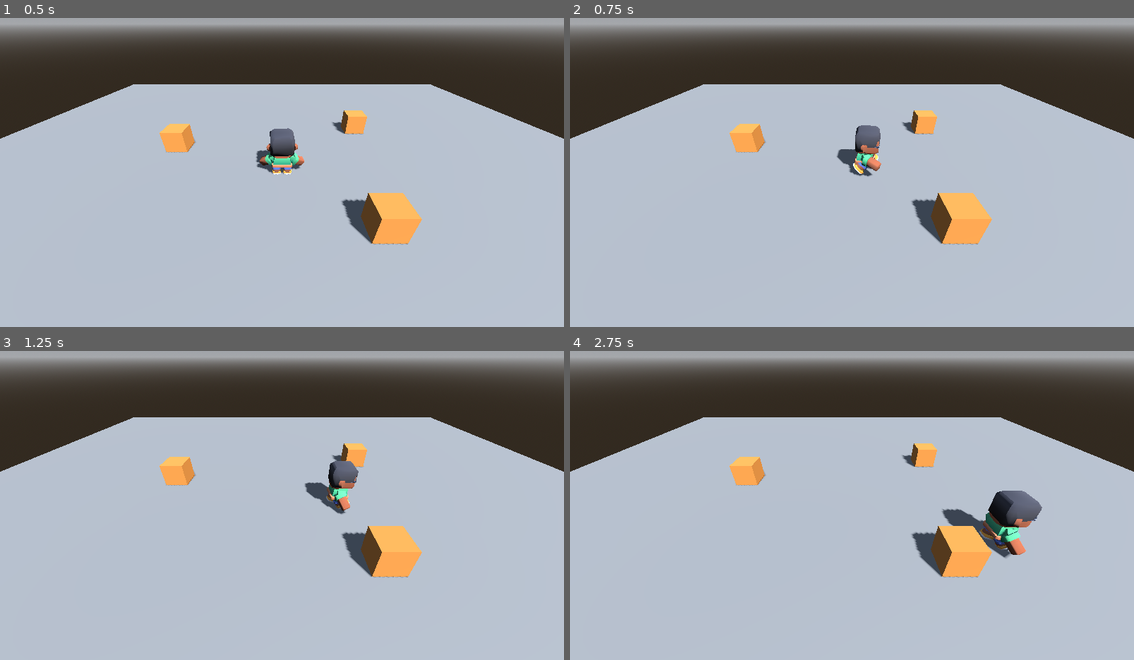
Above: before the commit, frames 1-4 (two rows, left to right).
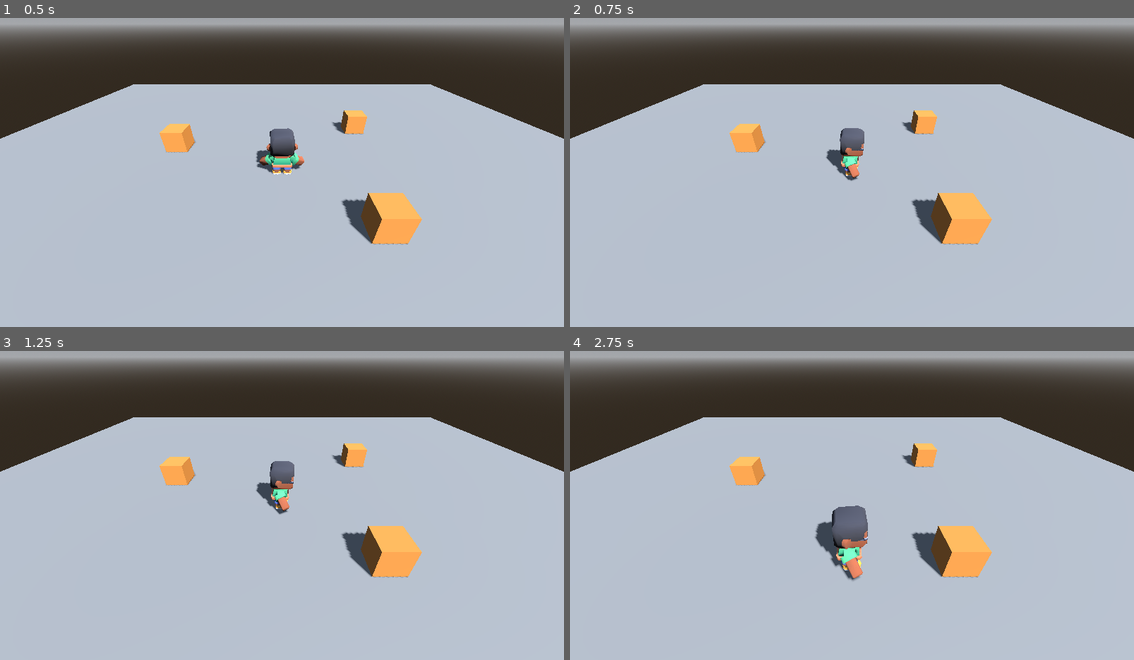
Above: after the commit, the same moments.

Repository: lunisgit-hub/The-Lost-Library
Game: Godot game, scene res://main.tscn
Same seed, same stepped clock (60 frames per second), same inputs: the game is played once before the commit and once after it.
Inputs:
- Up to frame 1 (0.5 s): no input
- Up to frame 2 (0.75 s): tap Enter at 0.5 s; hold D (move_right) from 0.53 s (still down); hold C (combate) from 0.53 s (still down)
- Up to frame 3 (1.25 s): keep holding D (move_right); keep holding C (combate); tap Shift (correr) at 0.8 s
- Up to frame 4 (2.75 s): release D (move_right) at 1.28 s; release C (combate) at 1.28 s; hold S (move_down) 1.28-2.03 s; tap Shift (correr) at 1.35, 2.3 s; tap C (combate) at 1.55 s; hold D (move_right) from 2.03 s (still down); hold C (combate) from 2.03 s (still down)

Frame 1 is identical in both runs. In frame 2, 1.1% of the frame differs, in the area x 45-56%, y 34-53%; in frame 3, 1.6%; in frame 4, 3.3%, in the area x 43-84%, y 45-75%.

Commit message:
T7 N2 - Tarea A - arranque y frenado

Diff:
--- a/personaje.gd
+++ b/personaje.gd
@@ -1,13 +1,15 @@
 extends CharacterBody3D
 
 @export var camara: Camera3D
-@export var speed_caminar = 3.0
-@export var speed_correr = 6.0
+@export var speed_caminar = 4.0
+@export var speed_correr = 4.0
+@export var tiempo_arranque = 0.20
 @onready var anim = $Modelo/AnimationPlayer
 
 var multiplicador = 1.0
 var empuje = Vector3.ZERO
 var accion = ""
+var avance = Vector3.ZERO
 
 func _physics_process(delta):
 	velocity += get_gravity() * delta
@@ -17,20 +19,27 @@
 	var giro_cam = camara.global_rotation.y
 	var direction = entrada.rotated(Vector3.UP, giro_cam).normalized()
 
+	# En nuestro juego, mantener C (acción "combate") frena a Velam a 0
+	var en_combate = Input.is_action_pressed("combate") if InputMap.has_action("combate") else false
+	var mult_efectivo = 0.0 if en_combate else multiplicador
+
 	var corre = Input.is_action_pressed("correr")
 	var speed = speed_correr if corre else speed_caminar
+	var objetivo = direction * speed * mult_efectivo
+	var paso = speed / tiempo_arranque * delta
 
-	velocity.x = direction.x * speed * multiplicador + empuje.x
-	velocity.z = direction.z * speed * multiplicador + empuje.z
+	avance = avance.move_toward(objetivo, paso)
+	velocity.x = avance.x + empuje.x
+	velocity.z = avance.z + empuje.z
 
 	if direction.length() > 0:
 		basis = Basis.looking_at(direction)
 
 	if accion != "":
 		anim.play(accion)
-	elif direction.length() > 0 and corre:
+	elif avance.length() > speed_caminar + 0.1:
 		anim.play("sprint")
-	elif direction.length() > 0:
+	elif avance.length() > 0.1:
 		anim.play("walk")
 	else:
 		anim.play("idle")
